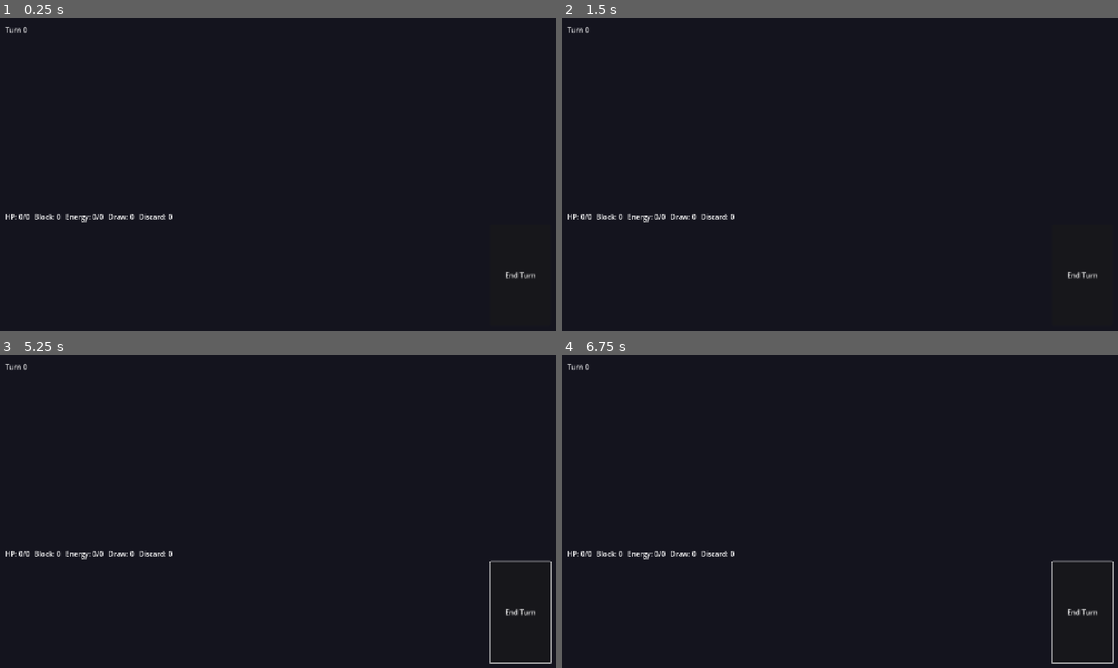
Above: before the commit, frames 1-4 (two rows, left to right).
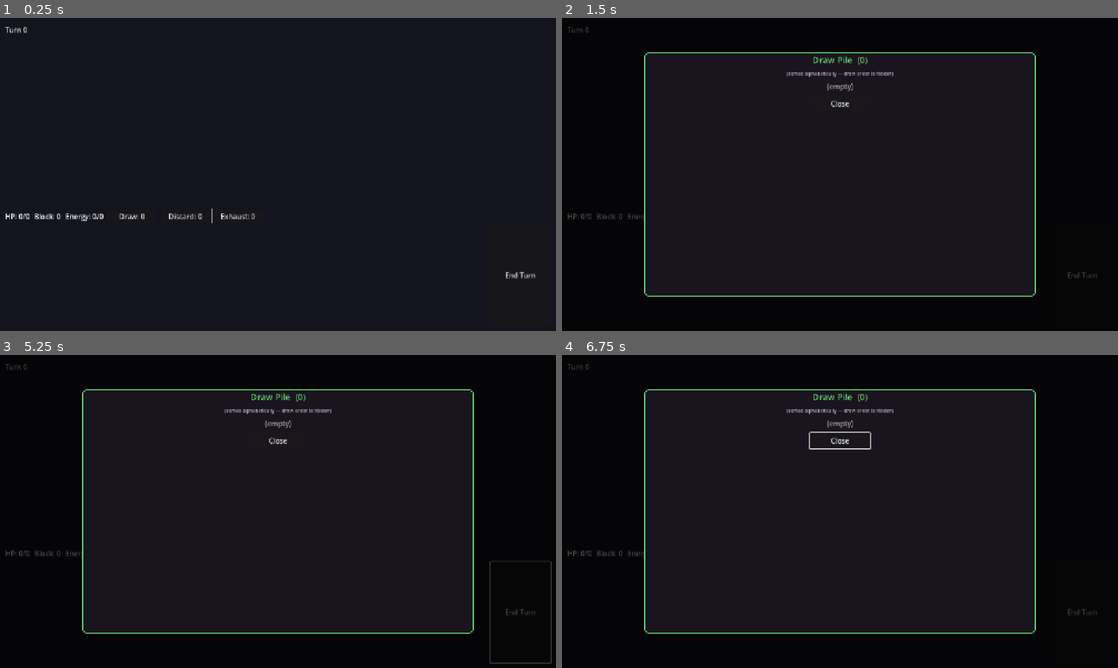
Above: after the commit, the same moments.

Repository: batsling/Roguelike-like
Game: Godot game, scene res://scenes/deckbuilder/DeckbuilderCombat.tscn
Same seed, same stepped clock (60 frames per second), same inputs: the game is played once before the commit and once after it. This scene is started directly instead of the project's main scene.
Inputs (mouse positions are in pixels of both pictures, inside the frame that each line leads up to):
- Up to frame 1 (0.25 s): no input
- Up to frame 2 (1.5 s): click "End Turn" at 0.5 s; click (695, 215) at 1.25 s, where only the run after the commit has a clickable "Draw: 0"
- Up to frame 3 (5.25 s): click (183, 552) at 2 s, where only the run after the commit has a clickable "Discard: 0"; click (239, 552) at 2.75 s, where only the run after the commit has a clickable "Exhaust: 0"; click (278, 511) at 3.52 s; tap Enter at 4.25 s; move the mouse to (400, 495) at 4.27 s; hold N (move_downright) 4.28-5.03 s; hold , (pickup) 4.28-5.03 s; click (400, 495) at 4.42 s; tap Space at 5 s; move the mouse to (166, 527) at 5.02 s; hold Down (move_down) from 5.03 s (still down); tap . (wait) at 5.1 s; click (166, 527) at 5.17 s
- Up to frame 4 (6.75 s): tap Enter at 5.75 s; move the mouse to (895, 442) at 5.77 s; release Down (move_down) at 5.78 s; hold N (move_downright) 5.78-6.53 s; hold 1 5.78-6.53 s; click (895, 442) at 5.92 s; tap Space at 6.5 s; move the mouse to (812, 574) at 6.52 s; hold Up (move_up) from 6.53 s (still down); tap 2 at 6.6 s; click (812, 574) at 6.67 s

The runs differ from the first frame. In frame 1, 0.4% of the frame differs, in the area x 1-46%, y 60-66%; in frame 2, 1.9%; in frame 3, 2.2%; in frame 4, 2.3%, in the area x 0-100%, y 2-99%.

Commit message:
Clickable Draw/Discard/Exhaust piles; fix Ethereal end-of-turn
The bottom status bar now has three Buttons (Draw / Discard / Exhaust)
that open a modal listing every card in that pile with the full
CardView layout. Draw is sorted alphabetically so the player can scan
without inferring draw order (matches the JS version). Click the
backdrop or the Close button to dismiss; opening a pile cancels any
in-progress targeting so the modal doesn't trap input.

Ethereal at end of turn: previously every card left in hand went to
discard. Now Retain cards stay in hand, Ethereal cards (Carnage) go to
the exhaust pile and emit card_exhausted, and everything else still
discards. This makes Carnage's downside actually work.

Diff:
--- a/godot/scenes/deckbuilder/DeckbuilderCombat.tscn
+++ b/godot/scenes/deckbuilder/DeckbuilderCombat.tscn
@@ -69,16 +69,29 @@
 [node name="Sep3" type="VSeparator" parent="Layout/Bottom/StatusBar"]
 layout_mode = 2
 
-[node name="DrawLabel" type="Label" parent="Layout/Bottom/StatusBar"]
+[node name="DrawButton" type="Button" parent="Layout/Bottom/StatusBar"]
+custom_minimum_size = Vector2(110, 0)
 layout_mode = 2
 text = "Draw: 0"
+tooltip_text = "Click to view the draw pile"
 
 [node name="Sep4" type="VSeparator" parent="Layout/Bottom/StatusBar"]
 layout_mode = 2
 
-[node name="DiscardLabel" type="Label" parent="Layout/Bottom/StatusBar"]
+[node name="DiscardButton" type="Button" parent="Layout/Bottom/StatusBar"]
+custom_minimum_size = Vector2(110, 0)
 layout_mode = 2
 text = "Discard: 0"
+tooltip_text = "Click to view the discard pile"
+
+[node name="Sep5" type="VSeparator" parent="Layout/Bottom/StatusBar"]
+layout_mode = 2
+
+[node name="ExhaustButton" type="Button" parent="Layout/Bottom/StatusBar"]
+custom_minimum_size = Vector2(110, 0)
+layout_mode = 2
+text = "Exhaust: 0"
+tooltip_text = "Click to view the exhaust pile"
 
 [node name="HandRow" type="HBoxContainer" parent="Layout/Bottom"]
 custom_minimum_size = Vector2(0, 232)
--- a/godot/scripts/deckbuilder/DeckbuilderCombat.gd
+++ b/godot/scripts/deckbuilder/DeckbuilderCombat.gd
@@ -71,14 +71,18 @@
 @onready var _end_turn_btn: Button = $Layout/Bottom/HandRow/EndTurnButton
 @onready var _energy_label: Label = $Layout/Bottom/StatusBar/EnergyLabel
 @onready var _hp_label: Label = $Layout/Bottom/StatusBar/HPLabel
-@onready var _draw_label: Label = $Layout/Bottom/StatusBar/DrawLabel
-@onready var _discard_label: Label = $Layout/Bottom/StatusBar/DiscardLabel
+@onready var _draw_btn: Button = $Layout/Bottom/StatusBar/DrawButton
+@onready var _discard_btn: Button = $Layout/Bottom/StatusBar/DiscardButton
+@onready var _exhaust_btn: Button = $Layout/Bottom/StatusBar/ExhaustButton
 @onready var _block_label: Label = $Layout/Bottom/StatusBar/BlockLabel
 @onready var _turn_label: Label = $Layout/Top/TurnLabel
 
 func _ready() -> void:
 	_rng.randomize()
 	_end_turn_btn.pressed.connect(_on_end_turn)
+	_draw_btn.pressed.connect(_on_pile_clicked.bind("draw"))
+	_discard_btn.pressed.connect(_on_pile_clicked.bind("discard"))
+	_exhaust_btn.pressed.connect(_on_pile_clicked.bind("exhaust"))
 	# Pre-combat event used to fire here; events now live as dedicated
 	# map nodes in the deckbuilder mini-map (Phase 2). Combat starts
 	# immediately as long as the caller pre-populated enemies_to_spawn.
@@ -179,9 +183,22 @@
 	if phase != "player":
 		return
 	_cancel_targeting()
-	# Discard hand (Ethereal exhausts; defer until those cards exist)
+	# Discard hand. Ethereal cards exhaust instead of discarding if they
+	# would still be in hand at end of turn (Carnage). Retain cards stay
+	# in hand. The TriggerBus emit lets items react to each exhausted
+	# card (mirrors the deckbuilder's normal exhaust_card flow).
+	var kept: Array[CardInstance] = []
 	while not hand.is_empty():
-		discard_pile.append(hand.pop_back())
+		var c: CardInstance = hand.pop_back()
+		if c.data != null and c.data.retain:
+			kept.append(c)
+		elif c.data != null and c.data.ethereal:
+			exhaust_pile.append(c)
+			GameLog.add("%s is Ethereal — exhausted." % c.data.display_name, Color(0.75, 0.85, 1.0))
+			TriggerBus.emit_signal("card_exhausted", {"card": c, "scene": self})
+		else:
+			discard_pile.append(c)
+	hand = kept
 	TriggerBus.emit_signal("turn_ended", {"turn": turn, "scene": self})
 	_fire_item_triggers("turn_ended")
 	# Decay player statuses BEFORE enemies act so debuffs the player
@@ -778,8 +795,9 @@
 	_energy_label.text = "Energy: %d / %d" % [energy, max_energy]
 	_hp_label.text = "HP: %d / %d" % [player.hp if player else 0, player.max_hp if player else 0]
 	_block_label.text = "Block: %d" % (player.block if player else 0)
-	_draw_label.text = "Draw: %d" % draw_pile.size()
-	_discard_label.text = "Discard: %d" % discard_pile.size()
+	_draw_btn.text = "Draw: %d" % draw_pile.size()
+	_discard_btn.text = "Discard: %d" % discard_pile.size()
+	_exhaust_btn.text = "Exhaust: %d" % exhaust_pile.size()
 
 	# Enemies — refresh existing views instead of rebuilding.
 	for view in _enemy_views:
@@ -809,3 +827,143 @@
 		_cancel_targeting()
 	elif event is InputEventMouseButton and event.pressed and event.button_index == MOUSE_BUTTON_RIGHT:
 		_cancel_targeting()
+
+# ------------------------------------------------------------------
+# Pile viewer overlay (Draw / Discard / Exhaust)
+# ------------------------------------------------------------------
+
+const _PILE_TITLES := {
+	"draw": "Draw Pile",
+	"discard": "Discard Pile",
+	"exhaust": "Exhaust Pile",
+}
+const _PILE_COLORS := {
+	"draw": Color(0.40, 0.85, 0.45),
+	"discard": Color(0.95, 0.70, 0.30),
+	"exhaust": Color(0.65, 0.65, 0.72),
+}
+
+func _pile_for(kind: String) -> Array:
+	match kind:
+		"draw": return draw_pile
+		"discard": return discard_pile
+		"exhaust": return exhaust_pile
+		_: return []
+
+func _on_pile_clicked(kind: String) -> void:
+	# Cancel any in-progress targeting so the modal doesn't trap input.
+	if _targeting:
+		_cancel_targeting()
+	_show_pile_overlay(kind)
+
+func _show_pile_overlay(kind: String) -> void:
+	# Tear down any existing overlay so re-clicking refreshes the view.
+	var prev := get_node_or_null("PileOverlay")
+	if prev != null:
+		prev.queue_free()
+
+	var pile: Array = _pile_for(kind)
+	var sorted_pile: Array = pile.duplicate()
+	# Draw pile is shuffled - sort alphabetically so the player can scan
+	# without inferring draw order (matches the JS behavior).
+	if kind == "draw":
+		sorted_pile.sort_custom(func(a, b):
+			return a.get_display_name().to_lower() < b.get_display_name().to_lower())
+
+	var overlay := Control.new()
+	overlay.name = "PileOverlay"
+	overlay.set_anchors_preset(Control.PRESET_FULL_RECT)
+	overlay.mouse_filter = Control.MOUSE_FILTER_STOP
+	add_child(overlay)
+
+	var backdrop := ColorRect.new()
+	backdrop.set_anchors_preset(Control.PRESET_FULL_RECT)
+	backdrop.color = Color(0, 0, 0, 0.72)
+	overlay.add_child(backdrop)
+
+	# Click outside the panel closes the overlay.
+	var dismiss := Button.new()
+	dismiss.set_anchors_preset(Control.PRESET_FULL_RECT)
+	dismiss.flat = true
+	dismiss.focus_mode = Control.FOCUS_NONE
+	dismiss.pressed.connect(func(): overlay.queue_free())
+	overlay.add_child(dismiss)
+
+	var color: Color = _PILE_COLORS.get(kind, Color.WHITE)
+	var title: String = _PILE_TITLES.get(kind, "Pile")
+
+	var panel := PanelContainer.new()
+	panel.set_anchors_preset(Control.PRESET_CENTER)
+	panel.custom_minimum_size = Vector2(900, 560)
+	panel.size = Vector2(900, 560)
+	panel.position = -panel.size * 0.5
+	var sb := StyleBoxFlat.new()
+	sb.bg_color = Color(0.10, 0.08, 0.12, 0.98)
+	sb.border_color = color
+	sb.border_width_left = 2
+	sb.border_width_right = 2
+	sb.border_width_top = 2
+	sb.border_width_bottom = 2
+	sb.corner_radius_top_left = 8
+	sb.corner_radius_top_right = 8
+	sb.corner_radius_bottom_left = 8
+	sb.corner_radius_bottom_right = 8
+	panel.add_theme_stylebox_override("panel", sb)
+	overlay.add_child(panel)
+
+	var vbox := VBoxContainer.new()
+	vbox.add_theme_constant_override("separation", 10)
+	panel.add_child(vbox)
+
+	var header := Label.new()
+	header.text = "%s  (%d)" % [title, pile.size()]
+	header.horizontal_alignment = HORIZONTAL_ALIGNMENT_CENTER
+	header.add_theme_font_size_override("font_size", 20)
+	header.add_theme_color_override("font_color", color)
+	vbox.add_child(header)
+
+	if kind == "draw":
+		var note := Label.new()
+		note.text = "(sorted alphabetically — draw order is hidden)"
+		note.horizontal_alignment = HORIZONTAL_ALIGNMENT_CENTER
+		note.add_theme_font_size_override("font_size", 11)
+		note.add_theme_color_override("font_color", Color(0.7, 0.7, 0.75))
+		vbox.add_child(note)
+
+	if sorted_pile.is_empty():
+		var empty_lbl := Label.new()
+		empty_lbl.text = "(empty)"
+		empty_lbl.horizontal_alignment = HORIZONTAL_ALIGNMENT_CENTER
+		empty_lbl.add_theme_font_size_override("font_size", 16)
+		empty_lbl.add_theme_color_override("font_color", Color(0.7, 0.7, 0.7))
+		vbox.add_child(empty_lbl)
+	else:
+		var scroll := ScrollContainer.new()
+		scroll.custom_minimum_size = Vector2(880, 420)
+		scroll.size_flags_horizontal = Control.SIZE_EXPAND_FILL
+		scroll.size_flags_vertical = Control.SIZE_EXPAND_FILL
+		vbox.add_child(scroll)
+
+		var grid := HFlowContainer.new()
+		grid.size_flags_horizontal = Control.SIZE_EXPAND_FILL
+		grid.add_theme_constant_override("h_separation", 8)
+		grid.add_theme_constant_override("v_separation", 8)
+		scroll.add_child(grid)
+
+		for inst in sorted_pile:
+			var view := CardView.new()
+			grid.add_child(view)
+			view.setup(inst)
+			# Display-only — never enable play from the pile view.
+			view.set_enabled(false)
+			view.set_selected(false)
+
+	var close_row := HBoxContainer.new()
+	close_row.alignment = BoxContainer.ALIGNMENT_CENTER
+	vbox.add_child(close_row)
+
+	var close_btn := Button.new()
+	close_btn.text = "Close"
+	close_btn.custom_minimum_size = Vector2(140, 36)
+	close_btn.pressed.connect(func(): overlay.queue_free())
+	close_row.add_child(close_btn)
